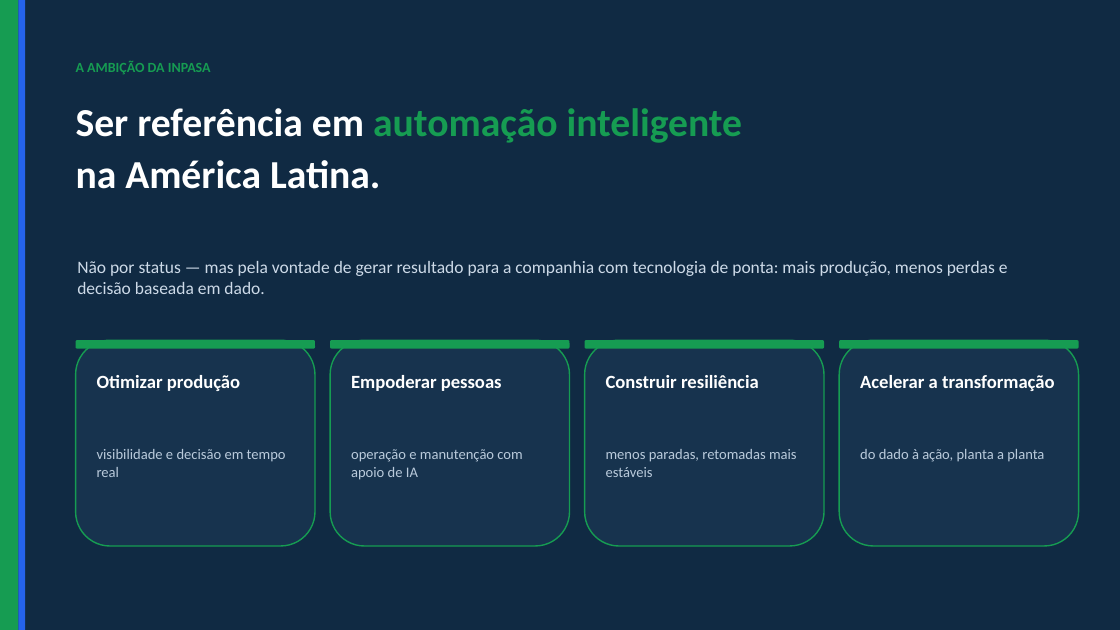
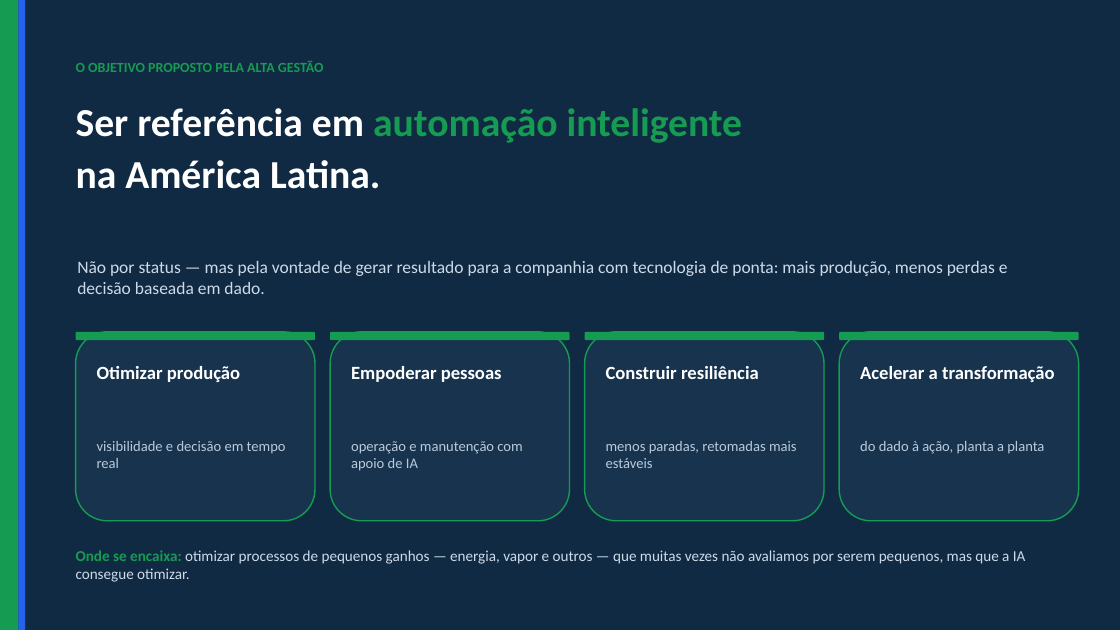
Before and after one commit to ItielGoncalves/ICG2025, a slide deck: slide 20 of 2026.06.28 - MULTI - DataOps na Prática IA a Serviço da Alta Gestão vFINAL.pptx (slide 21 before the commit). Drawn at 1120x630 pixels with LibreOffice and Linux fonts; fonts in the diff are those of the drawing. Boxes give left, top, right and bottom in pixels: in the first picture for what was removed or moved away, otherwise in the second. Text is boxed around its words. In the diff, an @@ line names an element or a change of style, - is before the commit and + after.

```diff
--- a/2026.06.28 - MULTI - DataOps na Prática IA a Serviço da Alta Gestão vFINAL.pptx
+++ b/2026.06.28 - MULTI - DataOps na Prática IA a Serviço da Alta Gestão vFINAL.pptx
@@ text at (76, 61, 324, 72): text changed @@
-A AMBIÇÃO DA INPASA
+O OBJETIVO PROPOSTO PELA ALTA GESTÃO
@@ rounded rectangle: place and size @@
-rounded rectangle at (76, 340, 315, 546)
+rounded rectangle at (76, 332, 315, 521)
@@ rounded rectangle: place and size @@
-rounded rectangle at (330, 340, 570, 546)
+rounded rectangle at (330, 332, 570, 521)
@@ rounded rectangle: place and size @@
-rounded rectangle at (585, 340, 824, 546)
+rounded rectangle at (585, 332, 824, 521)
@@ 8 texts, 4 rounded rectangles: place and size @@
-8 texts, 4 rounded rectangles at (76, 340, 1079, 480)
+8 texts, 4 rounded rectangles at (76, 332, 1079, 471)
@@ rounded rectangle: place and size @@
-rounded rectangle at (839, 340, 1079, 546)
+rounded rectangle at (839, 332, 1079, 521)
@@ text added at (76, 550, 1026, 582), 13 pt, text #CDDAE8 @@
+Onde se encaixa: otimizar processos de pequenos ganhos — energia, vapor e outros — que muitas vezes não avaliamos por serem pequenos, mas que a IA consegue otimizar.
```
Also in this commit, not shown: 9 other slides changed, 1 slide removed, 3 other files.
